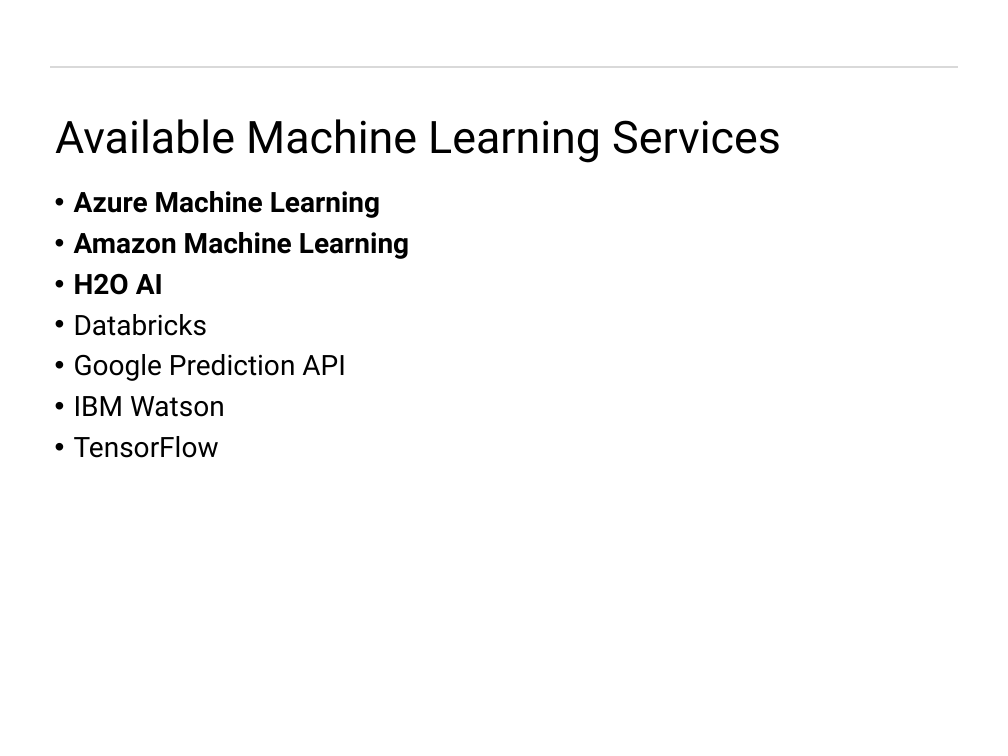
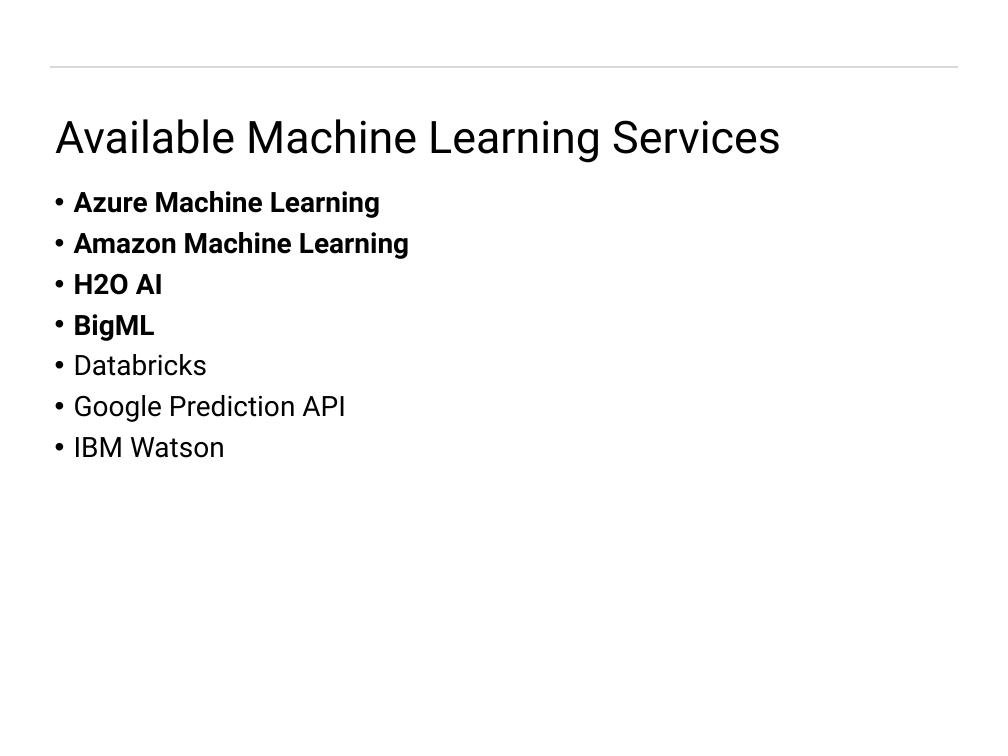
Before and after one commit to tiwari-abhi/ML_Projects, a slide deck: slide 5 of Presentation/Machine Learning As A Service.pptx. Drawn at 1008x756 pixels with LibreOffice and Linux fonts; fonts in the diff are those of the drawing; background and template pictures are left out. Boxes give left, top, right and bottom in pixels: in the first picture for what was removed or moved away, otherwise in the second. Text is boxed around its words. In the diff, an @@ line names an element or a change of style, - is before the commit and + after.

```diff
--- a/Presentation/Machine Learning As A Service.pptx
+++ b/Presentation/Machine Learning As A Service.pptx
@@ text at (74, 314, 155, 341): paragraph added @@
+• BigML
@@ text at (74, 436, 219, 458): paragraph removed @@
-• TensorFlow
```
Also in this commit, not shown: 2 other slides changed, 4 slides added, 1 slide removed.
